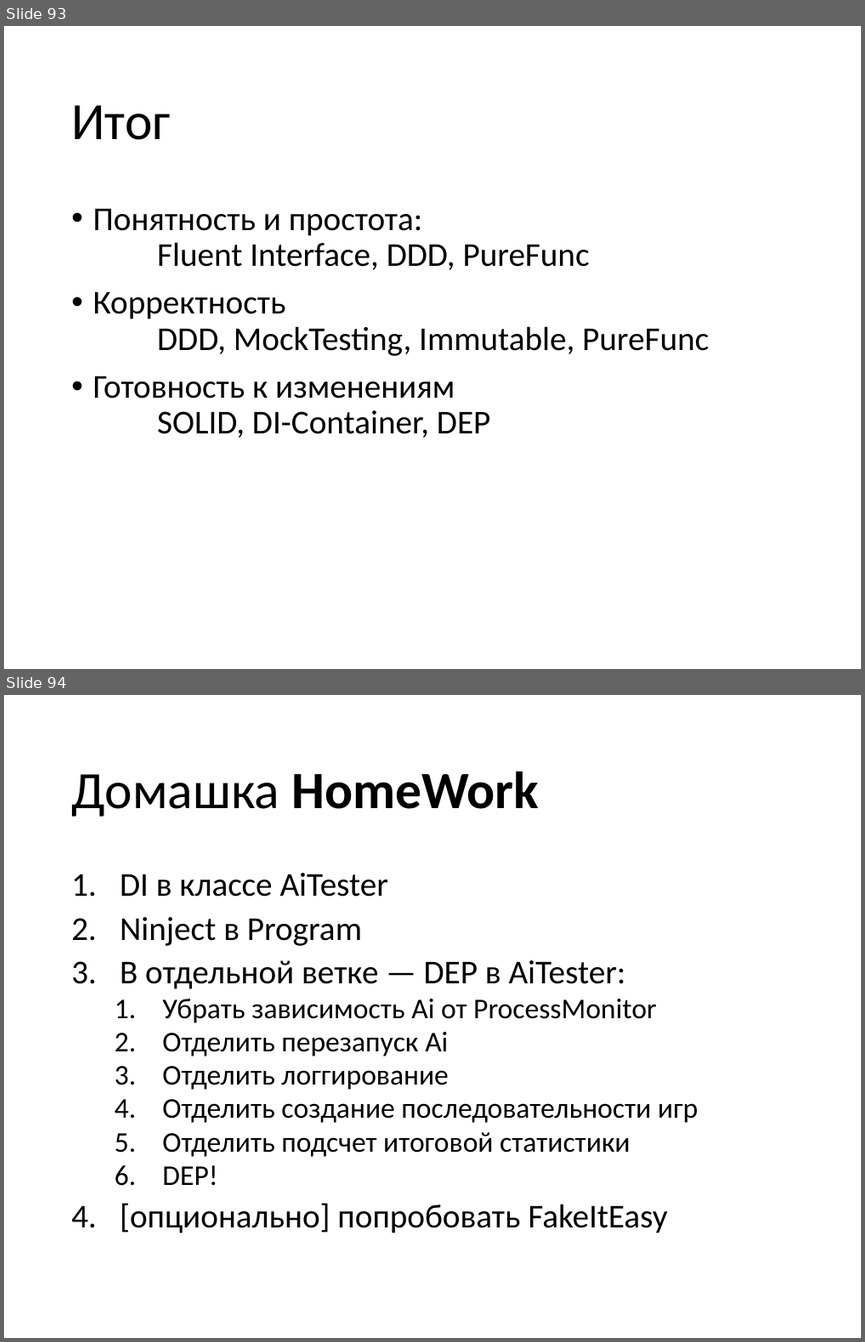
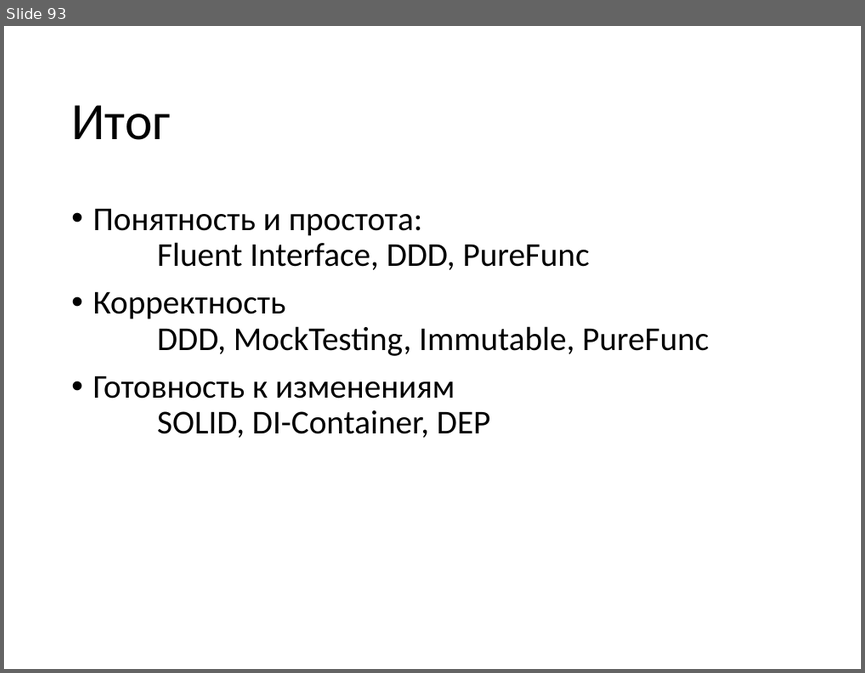
Before and after one commit to valertron/design, a slide deck: Design.pptx. Shown one above the other, each under a label of ours: slides 93 and 94 before the commit, slide 93 after it. The pictures are 865x1342 and 865x673 pixels, drawn with LibreOffice and Linux fonts; fonts in the diff are those of the drawing. Boxes give left, top, right and bottom in pixels: in the first picture for what was removed or moved away, otherwise in the second. Text is boxed around its words. In the diff, an @@ line names an element or a change of style, - is before the commit and + after.

```diff
--- a/Design.pptx
+++ b/Design.pptx
@@ slide 94 removed at bbox=[4, 695, 861, 1338], background #FFFFFF @@
@@ title removed at bbox=[71, 771, 539, 817] @@
-Домашка HomeWork
@@ text removed at bbox=[120, 873, 698, 1233] @@
-1. DI в классе AiTester
-2. Ninject в Program
-3. В отдельной ветке — DEP в AiTester:
-  1. Убрать зависимость Ai от ProcessMonitor
-  2. Отделить перезапуск Ai
-  3. Отделить логгирование
-  4. Отделить создание последовательности игр
-  5. Отделить подсчет итоговой статистики
-  6. DEP!
-4. [опционально] попробовать FakeItEasy
```
Also in this commit, not shown: 4 slides changed, 1 slide added, 39 other files.
